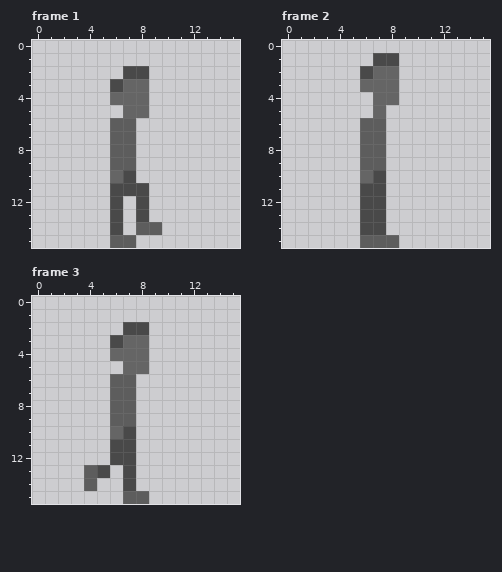
Pixel-art file: assets/player_walking.ase. Above is the file before it was changed.
16x16 pixels, 4 frames. Shown: frame 1, frame 2, frame 3. The commit also changed other frames, which this record leaves out.
After the commit:
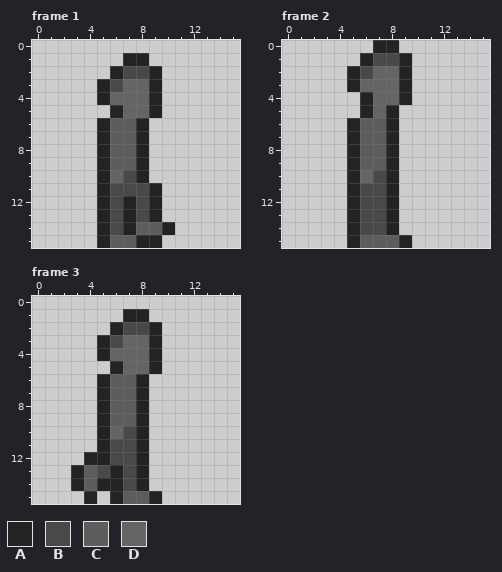
Palette (. is transparent): A #232323  B #494949  C #5d5d5d  D #656565
The commit says: Arm the player during level 1
From old to new:
layer "Outlines" added
Frame 1, layer "Outlines":
y 1: x 7..8 .. -> AA
y 2: x 6 . -> A; x 9 . -> A
y 3..4: x 5 . -> A; x 9 . -> A
y 5: x 6 . -> A; x 9 . -> A
y 6..10: x 5 . -> A; x 8 . -> A
y 11: x 5 . -> A; x 9 . -> A
y 12..13: x 5 . -> A; x 7 . -> A; x 9 . -> A
y 14: x 5 . -> A; x 7 . -> A; x 10 . -> A
y 15: x 5 . -> A; x 8..9 .. -> AA
Frame 2, layer "Outlines":
y 0: x 7..8 .. -> AA
y 1: x 6 . -> A; x 9 . -> A
y 2..3: x 5 . -> A; x 9 . -> A
y 4: x 6 . -> A; x 9 . -> A
y 5: x 6 . -> A; x 8 . -> A
y 6..14: x 5 . -> A; x 8 . -> A
y 15: x 5 . -> A; x 9 . -> A
Frame 3, layer "Outlines":
y 1: x 7..8 .. -> AA
y 2: x 6 . -> A; x 9 . -> A
y 3..4: x 5 . -> A; x 9 . -> A
y 5: x 6 . -> A; x 9 . -> A
y 6..11: x 5 . -> A; x 8 . -> A
y 12: x 4..5 .. -> AA; x 8 . -> A
y 13: x 3 . -> A; x 6 . -> A; x 8 . -> A
y 14: x 3 . -> A; x 5..6 .. -> AA; x 8 . -> A
y 15: x 4 . -> A; x 6 . -> A; x 9 . -> A
